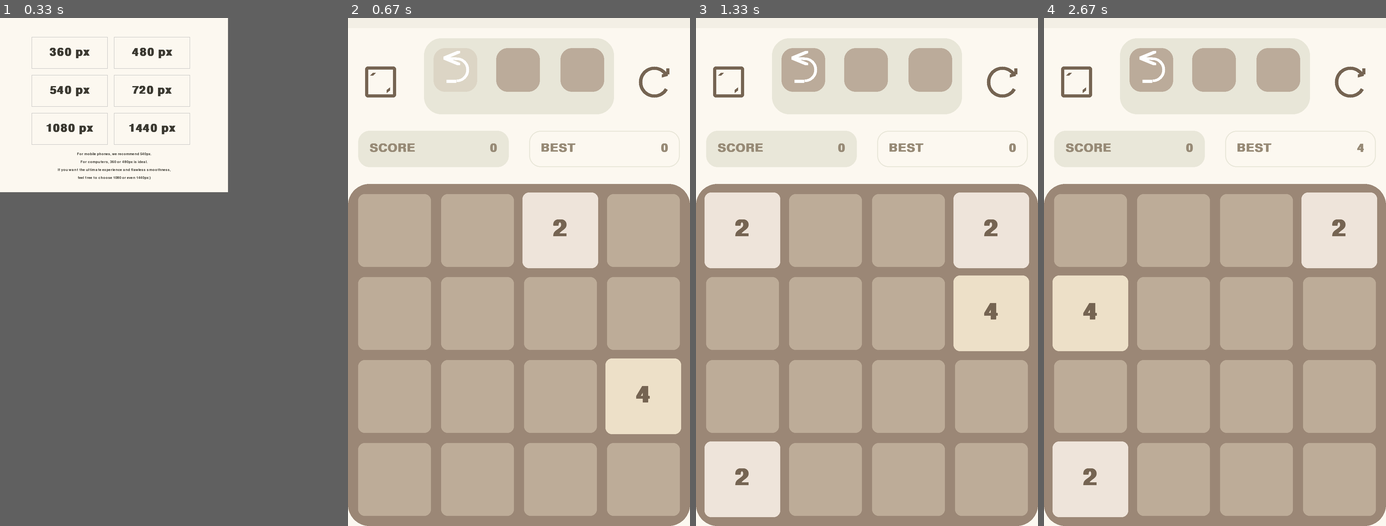
Above: before the commit, frames 1-4 (left to right).
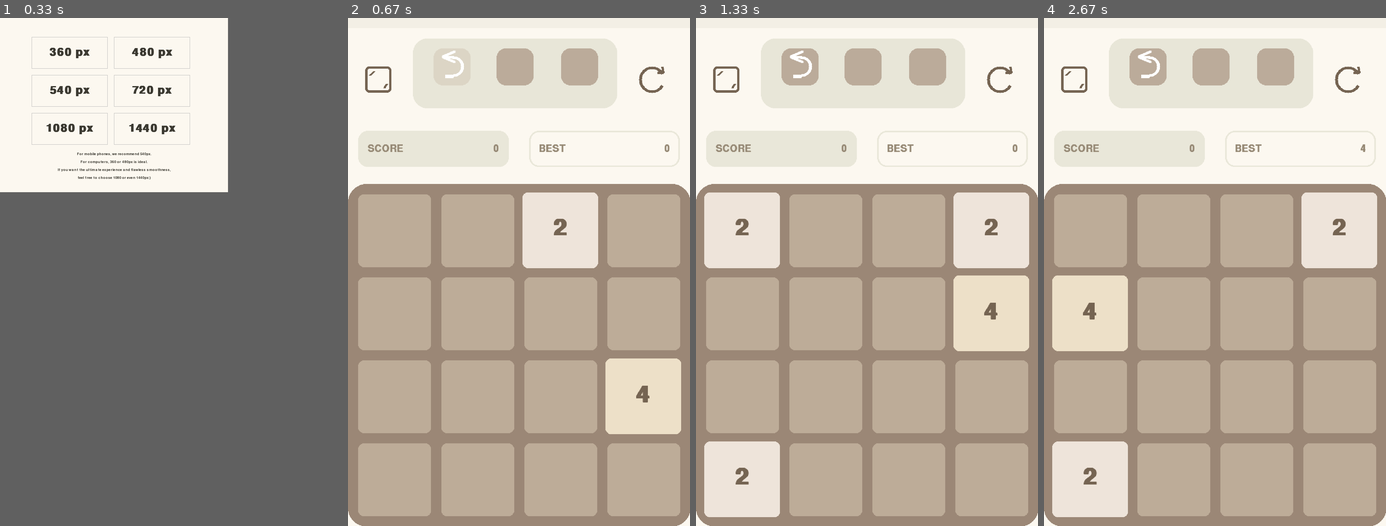
Above: after the commit, the same moments.

Repository: honzhe05/2048-made-with-pygame
Game: pygame game, started from 2048.py
The game is run twice, just before and just after one commit, with the same random seed, the same clock (stepped at 60 frames per second) and the same inputs.
Inputs (mouse positions are in pixels of both pictures, inside the frame that each line leads up to):
- Up to frame 1 (0.33 s): no input
- Up to frame 2 (0.67 s): press the mouse at (416, 129) at 0.37 s; move the mouse to (412, 134) at 0.47 s; release the mouse at (409, 145) at 0.6 s
- Up to frame 3 (1.33 s): hold Right 0.67-1.13 s; hold Up from 1.17 s (still down)
- Up to frame 4 (2.67 s): release Up at 1.47 s; hold Right 1.5-1.97 s; press the mouse at (1348, 78) at 2.03 s; move the mouse to (1269, 241) at 2.13 s; release the mouse at (1187, 404) at 2.27 s; hold Left from 2.33 s (still down)

Frame 1 is identical in both runs. In frame 2, 2.2% of the frame differs, in the area x 0-100%, y 5-100%; in frame 3, 2.5%; in frame 4, 2.5%.

Commit message:
fix screen zoom

Diff:
--- a/2048.py
+++ b/2048.py
@@ -183,7 +183,8 @@
     def update(self):
         self.image.fill((0, 0, 0, 0))
         color = (180, 180, 180)
-        mouse_pos = pygame.mouse.get_pos()
+        mo_pos = pygame.mouse.get_pos()
+        mouse_pos = mouse_to_canvas(mo_pos)
 
         if self.rect.collidepoint(mouse_pos):
             color = (150, 150, 150)
@@ -217,6 +218,8 @@
     global t, agrid, apos, a, b, b1, c, d, pos, block_big
     global dir_pos, font_size_small, font, font_big
     global font_size_big, font_arrow, text_arrow
+    global scaled_surface, screen_size_save
+    global canva_w, canva_h, render_screen
 
     arrow.empty()
     all.empty()
@@ -226,17 +229,30 @@
     empty_positions.clear()
     text_cache.clear()
 
+    if set_screen > 700:
+        canva_w = 700
+        canva_h = 1040
+        screen_size = 595
+    else:
+        canva_w = 360
+        canva_h = 538
+        screen_size = 306.5
+    render_screen = pygame.Surface((canva_w, canva_h))
+
     row = 4  # screen and block
-    screen_size = set_screen
+    screen_size_save = set_screen
     set_screen = set_screen * 28.2 / 33
-    block = int(set_screen / row)
-    grid = int(block / 7)
+    block = round(screen_size / row)
+    grid = round(block / 7)
     grid_big = grid * 0.15
     block_big = block + grid_big * 2
     block_width = block + grid
     sc_w = row * block_width + grid
-    sc_h = sc_w + 2 * block_width
-    screen = pygame.display.set_mode((sc_w, sc_h))
+    sc_h = screen_size_save + 2 * (int(
+        int(screen_size_save * 28.2 / 33 / row) * 8 / 7
+    ))
+    screen = pygame.display.set_mode((screen_size_save, sc_h))
+    scaled_surface = pygame.Surface((screen_size_save, sc_h))
 
     asize = screen_size / 5  # arrow buttons
     t = asize * 0.6
@@ -300,6 +316,8 @@
                 all.add(p1)
                 sprite_map[(i, j)] = p1
 
+    save_data()
+
 
 background = (155, 135, 118)
 block_back = (189, 172, 152)
@@ -320,11 +338,16 @@
 
 row, screen_size, block, grid, grid_big = 4, 0, 0, 0, 0
 block_width, sc_w, sc_h, block_big = 0, 0, 0, 0
+screen_size_save = 0
 time = "None"
+
+render_screen = pygame.Surface((0, 0))
+scaled_surface = pygame.Surface((0, 0))
 
 asize, t, agrid, apos = 0, 0, 0, 0
 a, b, b1, c, d, p = 0, 0, 0, 0, 0, 0
 pos, dir_pos = [], []
+canva_w, canva_h = 0, 0
 
 font_size_small, font_size_big = 0, 0
 font = pygame.font.SysFont(None, 0)
@@ -520,7 +543,7 @@
 
 
 # =========== part 2 ===========
-def update_score_label(text, text1, kind):
+def update_score_label(surface, text, text1, kind):
     color = (151, 138, 118)
     text = font.render(text, True, color)
     text_sc = font.render(text1, True, color)
@@ -529,7 +552,7 @@
         sc_w / 2 - 2 * grid, block / 2
     )
     pygame.draw.rect(
-        screen, (233, 231, 217),
+        surface, (233, 231, 217),
         popup, width=3 * kind,
         border_radius=int(screen_size / 30)
     )
@@ -542,45 +565,45 @@
     text_sc_rect.left = popup.left + text_grid
     text_sc_rect.centery = popup.centery
 
-    screen.blit(text, text_rect)
-    screen.blit(text_sc, text_sc_rect)
-
-
-def update_screen():
+    surface.blit(text, text_rect)
+    surface.blit(text_sc, text_sc_rect)
+
+
+def update_screen(surface):
     global best_score, undo_touch
 
-    screen.fill((243, 239, 229))
+    surface.fill((243, 239, 229))
     pygame.draw.rect(
-        screen, (252, 248, 240),
+        surface, (252, 248, 240),
         (0, grid, sc_w, sc_h - grid)
     )
 
     rx = screen_size / 4.5
-    rect_p = pygame.Rect(rx, 2 * grid, screen_size / 1.8, rx)
+    rect_p = pygame.Rect(rx + 1, 2 * grid, screen_size / 1.42 - 1, rx + 11)
     pygame.draw.rect(
-        screen, (232, 230, 216), rect_p,
+        surface, (232, 230, 216), rect_p,
         border_radius=int(screen_size / 20)
     )
 
     rect = pygame.Rect(0, 2 * block_width, sc_w, sc_w)
     pygame.draw.rect(
-        screen, background, rect,
+        surface, background, rect,
         border_radius=int(screen_size / 16)
     )
     best_score = max(score, best_score)
-    update_score_label(f"{score}", "SCORE", 0)
-    update_score_label(f"{best_score}", "BEST", 1)
+    update_score_label(surface, f"{score}", "SCORE", 0)
+    update_score_label(surface, f"{best_score}", "BEST", 1)
 
     r2 = int(screen_size / 11)
     r3 = r2 + int(screen_size / 27)
     reload_rect = pygame.Rect(
         sc_w * 0.85, block / 1.5, r2, r2
     )
-    draw_reload_icon(reload_rect.center, r2 / 2)
+    draw_reload_icon(surface, reload_rect.center, r2 / 2)
     resize_rect = pygame.Rect(
         sc_w * 0.05, block / 1.5, r2, r2
     )
-    draw_resize_icon(resize_rect.center, r2)
+    draw_resize_icon(surface, resize_rect.center, r2)
     undo_rect = pygame.Rect(
         sc_w * 0.25, block / 2.4, r3, r3
     )
@@ -595,32 +618,34 @@
         color = (187, 171, 154)
         undo_touch = True
     pygame.draw.rect(
-        screen, color, undo_rect,
+        surface, color, undo_rect,
         border_radius=int(screen_size / 30)
     )
     px = screen_size / 36
     draw_undo_arrow(
-        (undo_rect.x + px, undo_rect.y + px), r2 * 0.8
+        surface, (undo_rect.x + px, undo_rect.y + px),
+        r2 * 0.8
     )
 
     undo1_rect = pygame.Rect(
         sc_w * 0.434, block / 2.4, r3, r3
     )
     pygame.draw.rect(
-        screen, (187, 171, 154), undo1_rect,
+        surface, (187, 171, 154), undo1_rect,
         border_radius=int(screen_size / 30)
     )
     undo2_rect = pygame.Rect(
         sc_w * 0.622, block / 2.4, r3, r3
     )
     pygame.draw.rect(
-        screen, (187, 171, 154), undo2_rect,
+        surface, (187, 171, 154), undo2_rect,
         border_radius=int(screen_size / 30)
     )
 
-    draw_grid()
-
-    mouse_pos = pygame.mouse.get_pos()
+    draw_grid(surface)
+
+    mo_pos = pygame.mouse.get_pos()
+    mouse_pos = mouse_to_canvas(mo_pos)
     mouse_click = pygame.mouse.get_pressed()[0]
     if (
         reload_rect.collidepoint(mouse_pos) and
@@ -681,7 +706,7 @@
         "undo_touch": undo_touch,
         "score": score,
         "best score": best_score,
-        "screen_size": screen_size,
+        "screen_size_save": screen_size_save,
         "first_moved": first_moved,
         "move_times": move_times
     }
@@ -697,9 +722,10 @@
 
 def load_data():
     file = get_save_path()
-    global board, score, best_score, screen_size
+    global board, score, best_score
     global first_moved, move_times, time
     global board_prev, undo_touch
+    global screen_size_save
 
     if os.path.exists(file) and os.path.getsize(file) > 0:
         with open(file, "r", encoding="utf-8") as f:
@@ -711,7 +737,7 @@
                 undo_touch = data.get("undo_touch", 0)
                 score = data.get("score", 0)
                 best_score = data.get("best score", 0)
-                screen_size = data.get("screen_size", 0)
+                screen_size_save = data.get("screen_size_save", 0)
                 first_moved = data.get("first_moved", 0)
                 move_times = data.get("move_times", 0)
             except json.JSONDecodeError:
@@ -722,45 +748,46 @@
 
 
 def init_game_state():
-    global board, score, best_score, screen_size
+    global board, score, best_score
     global first_moved, move_times, time
     global board_prev, undo_touch
+    global screen_size_save
 
     time = "None"
     board_prev = [[0]*4 for _ in range(4)]
     board = [[0]*4 for _ in range(4)]
     undo_touch = False
-    score, best_score, screen_size = 0, 0, 0
+    score, best_score, screen_size_save = 0, 0, 0
     first_moved = False
     move_times = 0
 
 
-def draw_resize_icon(center, size, color=(117, 100, 82)):
+def draw_resize_icon(surface, center, size, color=(117, 100, 82)):
     x, y = center
     box_rect = pygame.Rect(0, 0, size, size)
     box_rect.center = center
     line = int(screen_size / 100)
 
     pygame.draw.rect(
-        screen, color, box_rect,
+        surface, color, box_rect,
         width=line, border_radius=8
     )
 
     ax = box_rect.right - 2 * line
     ay = box_rect.bottom - 2 * line
-    pygame.draw.line(screen, color, (ax - line, ay), (ax, ay - 8), line)
+    pygame.draw.line(surface, color, (ax - line, ay), (ax, ay - 8), line)
 
     bx = box_rect.left + 2 * line
     by = box_rect.top + 2 * line
-    pygame.draw.line(screen, color, (bx + 8, by), (bx, by + 8), line)
-
-
-def draw_reload_icon(center, r, color=(117, 100, 82)):
+    pygame.draw.line(surface, color, (bx + 8, by), (bx, by + 8), line)
+
+
+def draw_reload_icon(surface, center, r, color=(117, 100, 82)):
     arc = pygame.Rect(0, 0, r * 2, r * 2)
     arc.center = center
     line = int(screen_size / 100)
     a1, a2 = math.radians(30), math.radians(330)
-    pygame.draw.arc(screen, color, arc, a1, a2, line)
+    pygame.draw.arc(surface, color, arc, a1, a2, line)
 
     tip = (
         center[0] + r * math.cos(a2),
@@ -774,10 +801,10 @@
             tip[0] - dx * 1.5 - 5,
             tip[1] + dy * 1.1 - 5
         )
-        pygame.draw.line(screen, color, tip, end, line)
-
-
-def draw_undo_arrow(center, size, color=(255, 255, 255)):
+        pygame.draw.line(surface, color, tip, end, line)
+
+
+def draw_undo_arrow(surface, center, size, color=(255, 255, 255)):
     x, y = center
     x += 2
     y += 2
@@ -786,37 +813,37 @@
 
     rect = pygame.Rect(x + 2, y - thickness / 3, size, size)
     pygame.draw.arc(
-        screen, color, rect, math.radians(270),
+        surface, color, rect, math.radians(270),
         math.radians(100), thickness - 1
     )
     pygame.draw.line(
-        screen, color, (x + thickness, y), (x + r, y), thickness - 1
+        surface, color, (x + thickness, y), (x + r, y), thickness - 1
     )
     pygame.draw.line(
-        screen, color, (x + thickness, y + size - thickness * 0.7),
+        surface, color, (x + thickness, y + size - thickness * 0.7),
         (x + r, y + size - thickness * 0.7), thickness + 1
     )
-    screen.blit(text_arrow, (x - thickness / 2, y - size / 1.5))
-
-
-def draw_grid():
+    surface.blit(text_arrow, (x - thickness / 2, y - size / 1.5))
+
+
+def draw_grid(surface):
     for i in range(2 * block_width + grid, sc_h - grid, block_width):
         for j in range(grid, sc_w - grid, block_width):
             rect_block = pygame.Rect(j, i, block, block)
             pygame.draw.rect(
-                screen, block_back, rect_block,
+                surface, block_back, rect_block,
                 border_radius=int(screen_size / 53)
             )
 
 
-def draw_game_over_overlay():
+def draw_game_over_overlay(surface):
     overlay = pygame.Surface((sc_w, sc_h), pygame.SRCALPHA)
     overlay.fill((0, 0, 0, 100))
-    screen.blit(overlay, (0, 0))
+    surface.blit(overlay, (0, 0))
 
     r2 = int(screen_size / 8)
     reload_rect = pygame.Rect(
-        sc_w / 2 - r2 / 2, sc_h / 1.6, r2, r2
+        sc_w / 2 - r2 / 2, canva_h / 1.6, r2, r2
     )
 
     s = pygame.Surface(
@@ -827,11 +854,12 @@
         border_radius=int(screen_size / 20)
     )
     s_rect = s.get_rect(center=reload_rect.center)
-    screen.blit(s, s_rect)
-
-    draw_reload_icon(reload_rect.center, r2 / 2, (255, 255, 255))
-
-    mouse_pos = pygame.mouse.get_pos()
+    surface.blit(s, s_rect)
+
+    draw_reload_icon(surface, reload_rect.center, r2 / 2, (255, 255, 255))
+
+    mo_pos = pygame.mouse.get_pos()
+    mouse_pos = mouse_to_canvas(mo_pos)
     mouse_click = pygame.mouse.get_pressed()[0]
     if (
         any_keydown or (
@@ -850,14 +878,21 @@
         f"this time u moved {move_times} times!",
         True, (255, 255, 255)
     )
-    screen.blit(
+    surface.blit(
         text, text.get_rect(
-            center=(sc_w / 2, sc_h / 2 - r2 * 1.3))
-    )
-    screen.blit(
+            center=(sc_w / 2, canva_h / 2 - r2 * 1.3))
+    )
+    surface.blit(
         text_move, text_move.get_rect(
-            center=(sc_w / 2, sc_h / 2.1 + r2 / 4))
-    )
+            center=(sc_w / 2, canva_h / 2.1 + r2 / 4))
+    )
+
+
+def mouse_to_canvas(mouse_pos):
+    scale_ratio = min(screen_size_save / canva_w, sc_h / canva_h)
+    x = (mouse_pos[0]) / scale_ratio
+    y = (mouse_pos[1]) / scale_ratio
+    return x, y
 
 
 def choose_screen_size():
@@ -926,12 +961,12 @@
 
 
 load_data()
-if not screen_size:
+if not screen_size_save:
     s = choose_screen_size()
     for _ in range(2):
         generate_block(True)
 else:
-    s = screen_size
+    s = screen_size_save
     check_death()
 resize(s)
 
@@ -966,20 +1001,25 @@
         else:
             mouse_released = True
 
-    update_screen()
+    update_screen(render_screen)
 
     all.update()
-    all.draw(screen)
+    all.draw(render_screen)
     arrow.update()
-    arrow.draw(screen)
+    arrow.draw(render_screen)
 
     if game_over:
-        draw_game_over_overlay()
+        draw_game_over_overlay(render_screen)
 
     if pending_new_tile:
         generate_block(True)
         pending_new_tile = False
 
+    pygame.transform.scale(
+        render_screen,
+        (screen_size_save, sc_h), scaled_surface
+    )
+    screen.blit(scaled_surface, (0, 0))
     pygame.display.update()
 
 pygame.quit()
